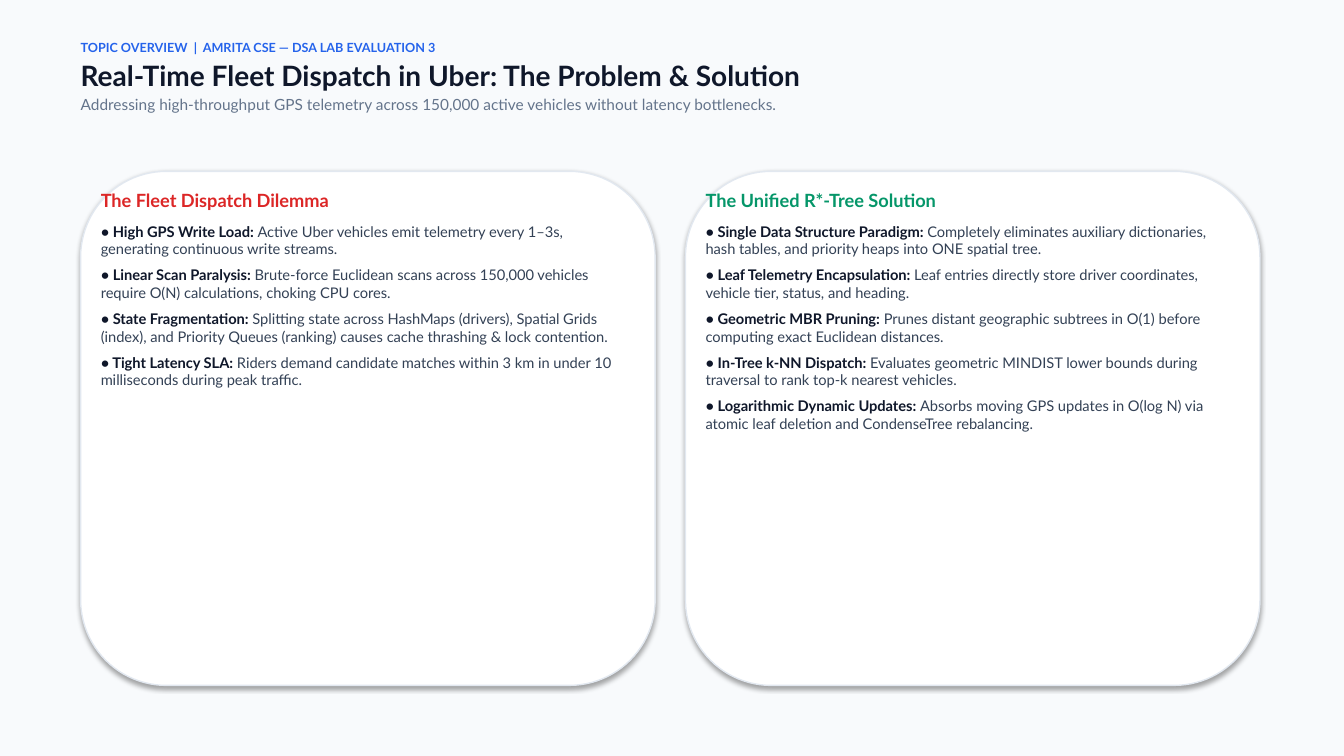
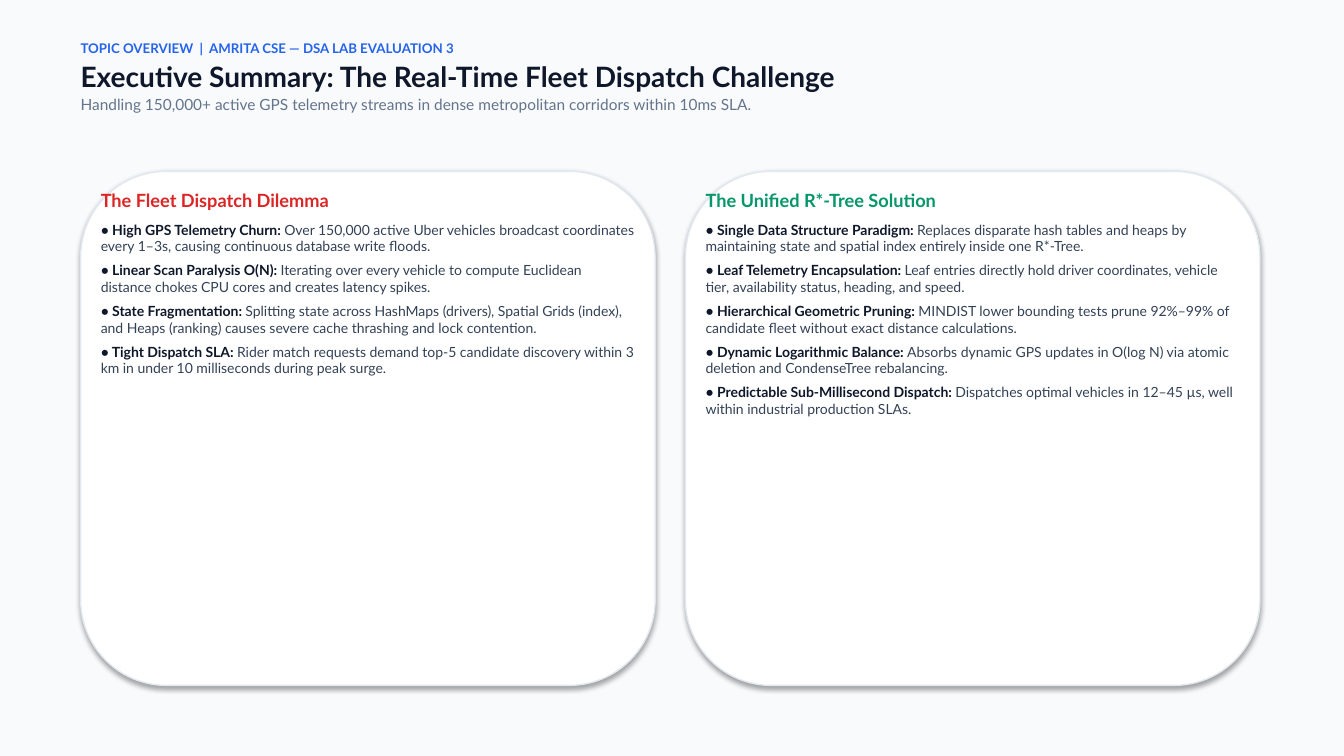
Before and after one commit to miriyaladhanwinn/uber-rstar-tree-dispatch, a slide deck: slide 2 of RStar_Tree_Uber_Fleet_Dispatch_Presentation.pptx. Drawn at 1344x756 pixels with LibreOffice and Linux fonts; fonts in the diff are those of the drawing. Boxes give left, top, right and bottom in pixels: in the first picture for what was removed or moved away, otherwise in the second. Text is boxed around its words. In the diff, an @@ line names an element or a change of style, - is before the commit and + after.

Commit message:
docs(presentation): regenerate academic 16-slide presentation deck with Light Theme and Spline 3D integration

```diff
--- a/RStar_Tree_Uber_Fleet_Dispatch_Presentation.pptx
+++ b/RStar_Tree_Uber_Fleet_Dispatch_Presentation.pptx
@@ text at (81,43,454,53): size 9 to 9.5 pt in "TOPIC OVERVIEW | AMRITA CSE — DSA ..." @@
@@ text at (81,66,835,113): text changed @@
-Real-Time Fleet Dispatch in Uber: The Problem & Solution
-Addressing high-throughput GPS telemetry across 150,000 active vehicles without latency bottlenecks.
+Executive Summary: The Real-Time Fleet Dispatch Challenge
+Handling 150,000+ active GPS telemetry streams in dense metropolitan corridors within 10ms SLA.
@@ text at (101,224,634,376): text changed; size 10.5 to 10 pt @@
-• High GPS Write Load: Active Uber vehicles emit telemetry every 1–3s, generating continuous write streams.
-• Linear Scan Paralysis: Brute-force Euclidean scans across 150,000 vehicles require O(N) calculations, choking CPU cores.
-• State Fragmentation: Splitting state across HashMaps (drivers), Spatial Grids (index), and Priority Queues (ranking) causes cache thrashing & lock contention.
-• Tight Latency SLA: Riders demand candidate matches within 3 km in under 10 milliseconds during peak traffic.
+• High GPS Telemetry Churn: Over 150,000 active Uber vehicles broadcast coordinates every 1–3s, causing continuous database write floods.
+• Linear Scan Paralysis O(N): Iterating over every vehicle to compute Euclidean distance chokes CPU cores and creates latency spikes.
+• State Fragmentation: Splitting state across HashMaps (drivers), Spatial Grids (index), and Heaps (ranking) causes severe cache thrashing and lock contention.
+• Tight Dispatch SLA: Rider match requests demand top-5 candidate discovery within 3 km in under 10 milliseconds during peak surge.
@@ text at (706,224,1233,417): text changed; size 10.5 to 10 pt @@
-• Single Data Structure Paradigm: Completely eliminates auxiliary dictionaries, hash tables, and priority heaps into ONE spatial tree.
-• Leaf Telemetry Encapsulation: Leaf entries directly store driver coordinates, vehicle tier, status, and heading.
-• Geometric MBR Pruning: Prunes distant geographic subtrees in O(1) before computing exact Euclidean distances.
-• In-Tree k-NN Dispatch: Evaluates geometric MINDIST lower bounds during traversal to rank top-k nearest vehicles.
-• Logarithmic Dynamic Updates: Absorbs moving GPS updates in O(log N) via atomic leaf deletion and CondenseTree rebalancing.
+• Single Data Structure Paradigm: Replaces disparate hash tables and heaps by maintaining state and spatial index entirely inside one R*-Tree.
+• Leaf Telemetry Encapsulation: Leaf entries directly hold driver coordinates, vehicle tier, availability status, heading, and speed.
+• Hierarchical Geometric Pruning: MINDIST lower bounding tests prune 92%–99% of candidate fleet without exact distance calculations.
+• Dynamic Logarithmic Balance: Absorbs dynamic GPS updates in O(log N) via atomic deletion and CondenseTree rebalancing.
+• Predictable Sub-Millisecond Dispatch: Dispatches optimal vehicles in 12–45 µs, well within industrial production SLAs.
```
Also in this commit, not shown: 10 other slides changed, 5 slides added, 1 slide removed, 1 other file.
